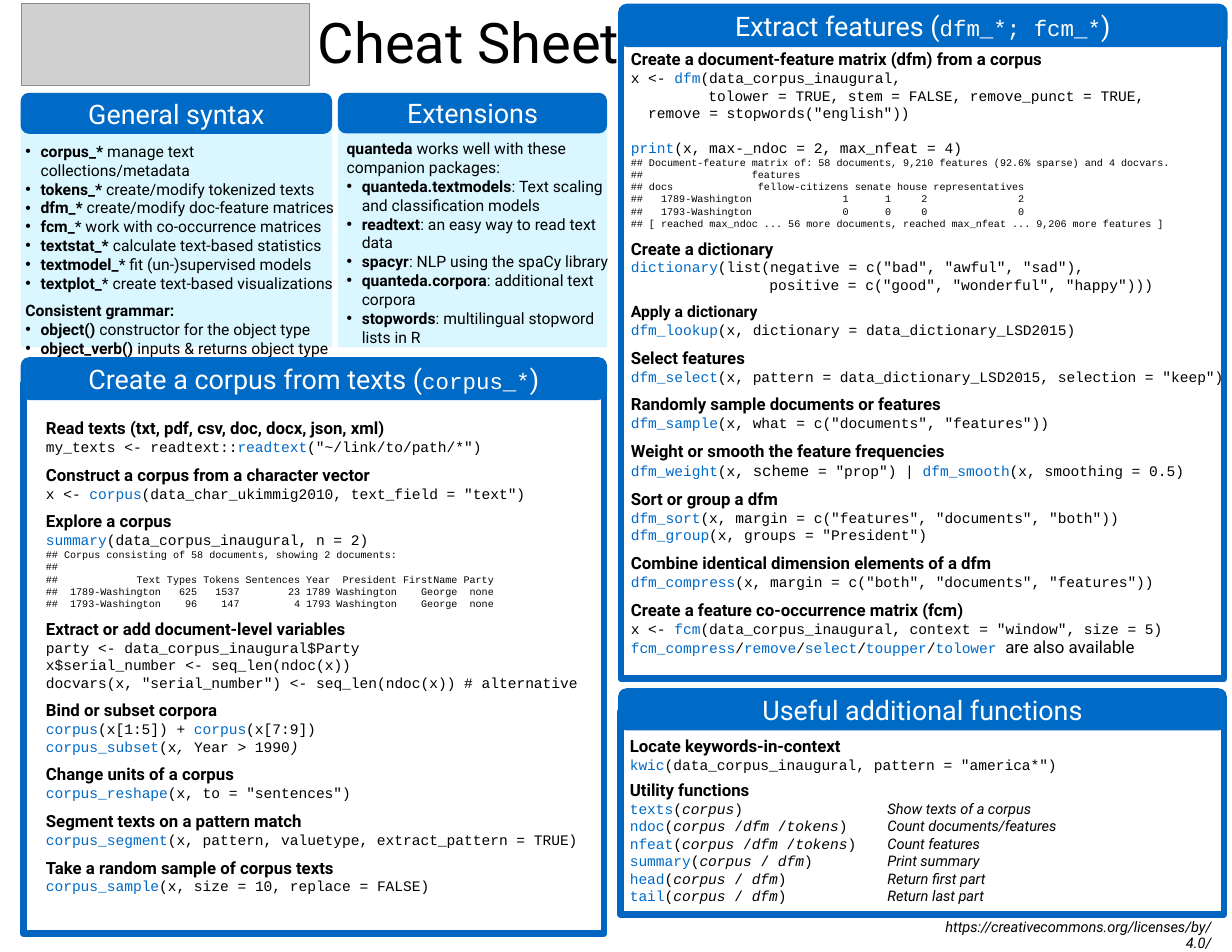
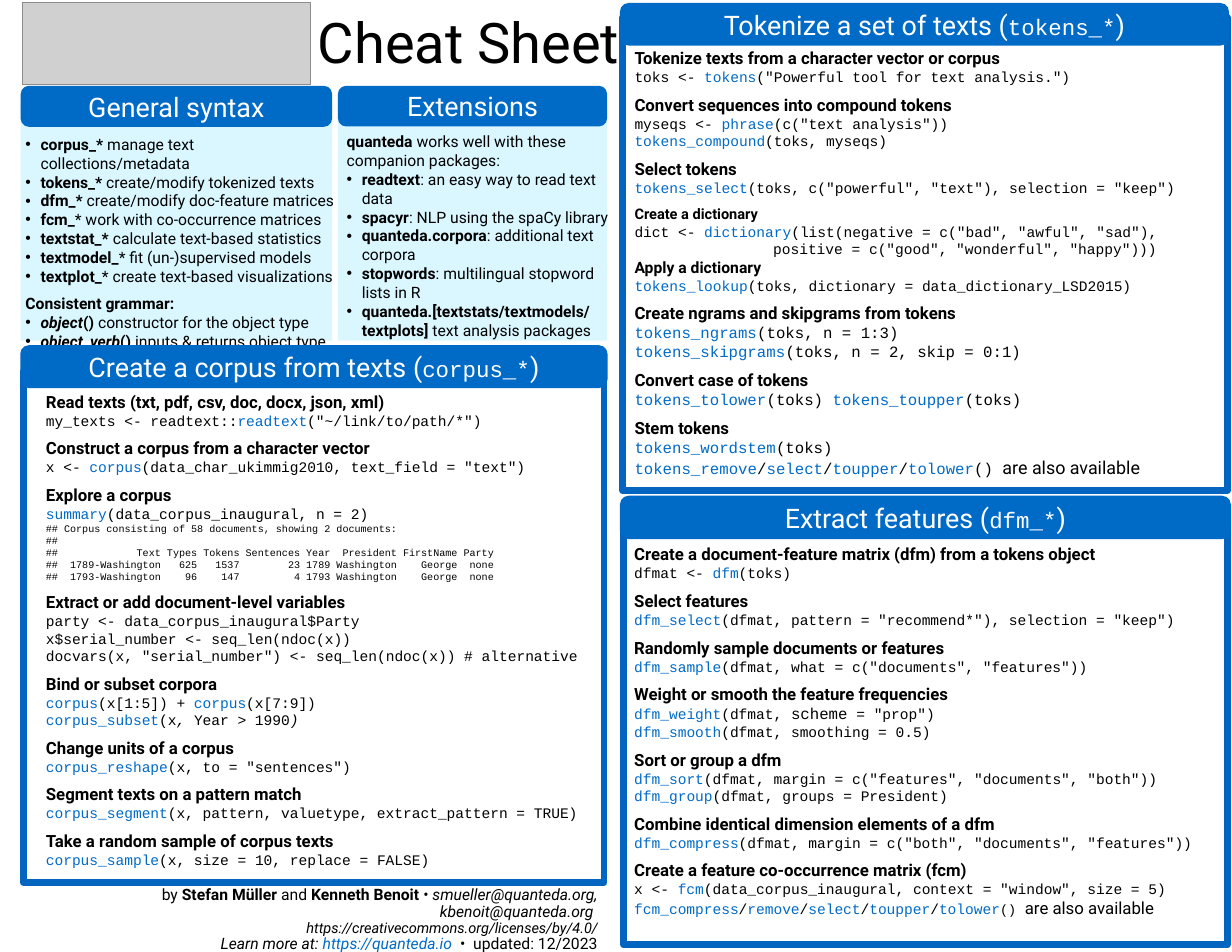
Before and after one commit to rstudio/cheatsheets, a slide deck: slide 1 of powerpoints/quanteda.pptx. Drawn at 1232x952 pixels with LibreOffice and Linux fonts; fonts in the diff are those of the drawing; grey boxes stand for pictures. Boxes give left, top, right and bottom in pixels: in the first picture for what was removed or moved away, otherwise in the second. Text is boxed around its words. In the diff, an @@ line names an element or a change of style, - is before the commit and + after.

Commit message:
Update quanteda.pptx
Update PowerPoint version of quanteda cheatsheet

```diff
--- a/powerpoints/quanteda.pptx
+++ b/powerpoints/quanteda.pptx
@@ rounded rectangle added at (x1=620, y1=3, x2=1229, y2=46), fill #006AC7, 24 pt, text #FFFFFF @@
+  Tokenize a set of texts (tokens_*)
@@ rectangle added at (x1=622, y1=17, x2=1227, y2=490), outline #0365C0 6 pt @@
@@ text added at (x1=635, y1=51, x2=1175, y2=478), 13 pt, text #000000 @@
+Tokenize texts from a character vector or corpus
+toks <- tokens("Powerful tool for text analysis.")
+Convert sequences into compound tokens
+myseqs <- phrase(c("text analysis"))
+tokens_compound(toks, myseqs)
+Select tokens
+tokens_select(toks, c("powerful", "text"), selection = "keep")
+Create a dictionary
+dict <- dictionary(list(negative = c("bad", "awful", "sad"),
+positive = c("good", "wonderful", "happy")))
+Apply a dictionary
+tokens_lookup(toks, dictionary = data_dictionary_LSD2015)
+Create ngrams and skipgrams from tokens
+tokens_ngrams(toks, n = 1:3)
+tokens_skipgrams(toks, n = 2, skip = 0:1)
+Convert case of tokens
+tokens_tolower(toks) tokens_toupper(toks)
+Stem tokens
+tokens_wordstem(toks)
+tokens_remove/select/toupper/tolower() are also available
@@ 2 texts, 2 rectangles moved together from (x1=21, y1=107, x2=608, y2=359) to (x1=21, y1=100, x2=608, y2=352) @@
@@ text at (x1=362, y1=180, x2=603, y2=211): paragraph removed @@
-• quanteda.textmodels: Text scaling and classification models
@@ text at (x1=41, y1=316, x2=326, y2=352): italic on in "object()", "object_verb()" @@
@@ text at (x1=362, y1=304, x2=591, y2=340): paragraph added @@
+• quanteda.[textstats/textmodels/ textplots] text analysis packages
@@ 3 rounded rectangles moved together from (x1=21, y1=93, x2=607, y2=400) to (x1=20, y1=85, x2=607, y2=388) @@
@@ rectangle resized from (x1=23, y1=384, x2=604, y2=934) to (x1=23, y1=372, x2=604, y2=882) @@
@@ text "Read texts (txt, pdf, csv, ..." moved from (x1=46, y1=421, x2=578, y2=894) to (x1=46, y1=395, x2=578, y2=868) @@
@@ rounded rectangle "Extract features (dfm_*)" moved from (x1=618, y1=4, x2=1228, y2=48) to (x1=620, y1=496, x2=1231, y2=539) @@
@@ text in rounded rectangle at (x1=785, y1=507, x2=1056, y2=531): text changed @@
-  Extract features (dfm_*; fcm_*)
+  Extract features (dfm_*)
@@ rectangle resized from (x1=621, y1=24, x2=1224, y2=679) to (x1=623, y1=513, x2=1227, y2=945) @@
@@ text at (x1=634, y1=547, x2=1175, y2=628): text changed @@
-Create a document-feature matrix (dfm) from a corpus
-x <- dfm(data_corpus_inaugural,
-tolower = TRUE, stem = FALSE, remove_punct = TRUE, remove = stopwords("english"))
-print(x, max-_ndoc = 2, max_nfeat = 4)
-## Document-feature matrix of: 58 documents, 9,210 features (92.6% sparse) and 4 docvars.
-## features
-## docs fellow-citizens senate house representatives
-## 1789-Washington 1 1 2 2
-## 1793-Washington 0 0 0 0
-## [ reached max_ndoc ... 56 more documents, reached max_nfeat ... 9,206 more features ]
-Create a dictionary
-dictionary(list(negative = c("bad", "awful", "sad"),
-positive = c("good", "wonderful", "happy")))
-Apply a dictionary
-dfm_lookup(x, dictionary = data_dictionary_LSD2015)
-Select features
-dfm_select(x, pattern = data_dictionary_LSD2015, selection = "keep")
+Create a document-feature matrix (dfm) from a tokens object
+dfmat <- dfm(toks)
+Select features
+dfm_select(dfmat, pattern = "recommend*"), selection = "keep")
@@ text "Create a document-feature matrix (dfm) ..." moved from (x1=631, y1=52, x2=1223, y2=656) to (x1=634, y1=547, x2=1192, y2=917) @@
@@ rounded rectangle removed at (x1=618, y1=688, x2=1227, y2=730) @@
-  Useful additional functions
@@ text at (x1=634, y1=661, x2=1088, y2=675): text changed @@
-dfm_sample(x, what = c("documents", "features"))
+dfm_sample(dfmat, what = c("documents", "features"))
@@ rectangle removed at (x1=621, y1=711, x2=1224, y2=914) @@
@@ text at (x1=634, y1=708, x2=935, y2=740): text changed @@
-dfm_weight(x, scheme = "prop") | dfm_smooth(x, smoothing = 0.5)
+dfm_weight(dfmat, scheme = "prop")
+dfm_smooth(dfmat, smoothing = 0.5)
@@ text removed at (x1=630, y1=739, x2=1057, y2=904) @@
-Locate keywords-in-context
-kwic(data_corpus_inaugural, pattern = "america*")
-Utility functions
-texts(corpus) Show texts of a corpus
-ndoc(corpus /dfm /tokens) Count documents/features
-nfeat(corpus /dfm /tokens) Count features
-summary(corpus / dfm) Print summary
-head(corpus / dfm) Return first part
-tail(corpus / dfm) Return last part
@@ text at (x1=634, y1=773, x2=1192, y2=851): text changed @@
-dfm_sort(x, margin = c("features", "documents", "both"))
-dfm_group(x, groups = "President")
-Combine identical dimension elements of a dfm
-dfm_compress(x, margin = c("both", "documents", "features"))
+dfm_sort(dfmat, margin = c("features", "documents", "both"))
+dfm_group(dfmat, groups = President)
+Combine identical dimension elements of a dfm
+dfm_compress(dfmat, margin = c("both", "documents", "features"))
@@ text added at (x1=162, y1=888, x2=597, y2=952), 14 pt, text #000000, italic @@
+by Stefan Müller and Kenneth Benoit • smueller@quanteda.org, kbenoit@quanteda.org
+https://creativecommons.org/licenses/by/4.0/
+Learn more at: https://quanteda.io • updated: 12/2023
@@ text at (x1=634, y1=901, x2=1154, y2=917): text changed @@
-fcm_compress/remove/select/toupper/tolower are also available
+fcm_compress/remove/select/toupper/tolower() are also available
@@ text removed at (x1=945, y1=921, x2=1211, y2=949) @@
-https://creativecommons.org/licenses/by/4.0/
```
Also in this commit, not shown: 1 other slide changed.
